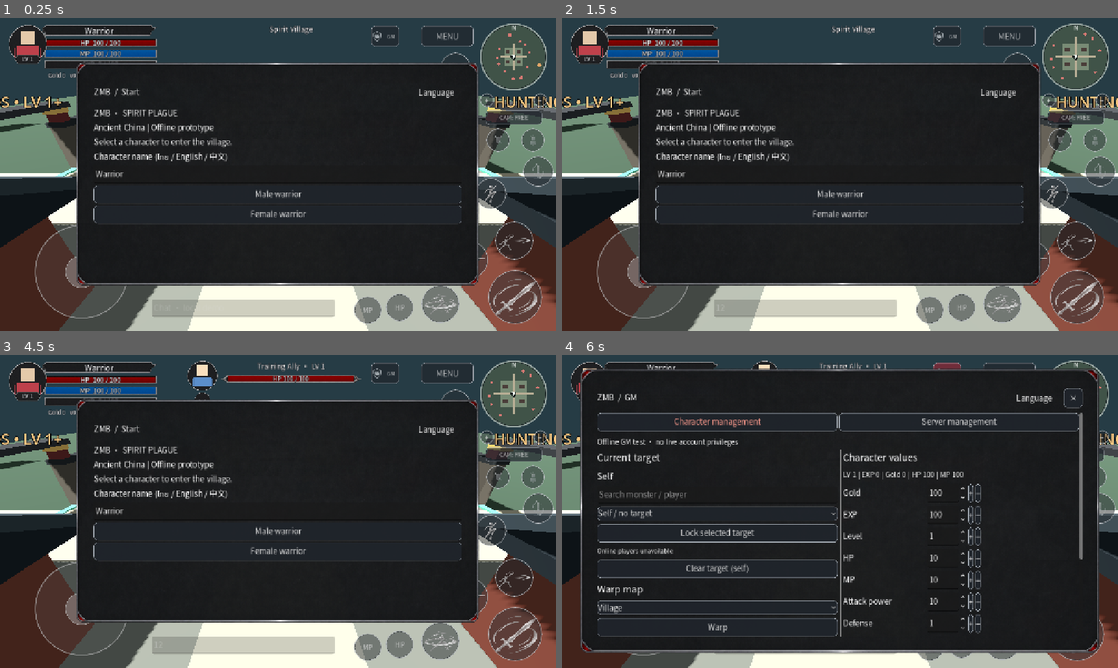
Above: before the commit, frames 1-4 (two rows, left to right).
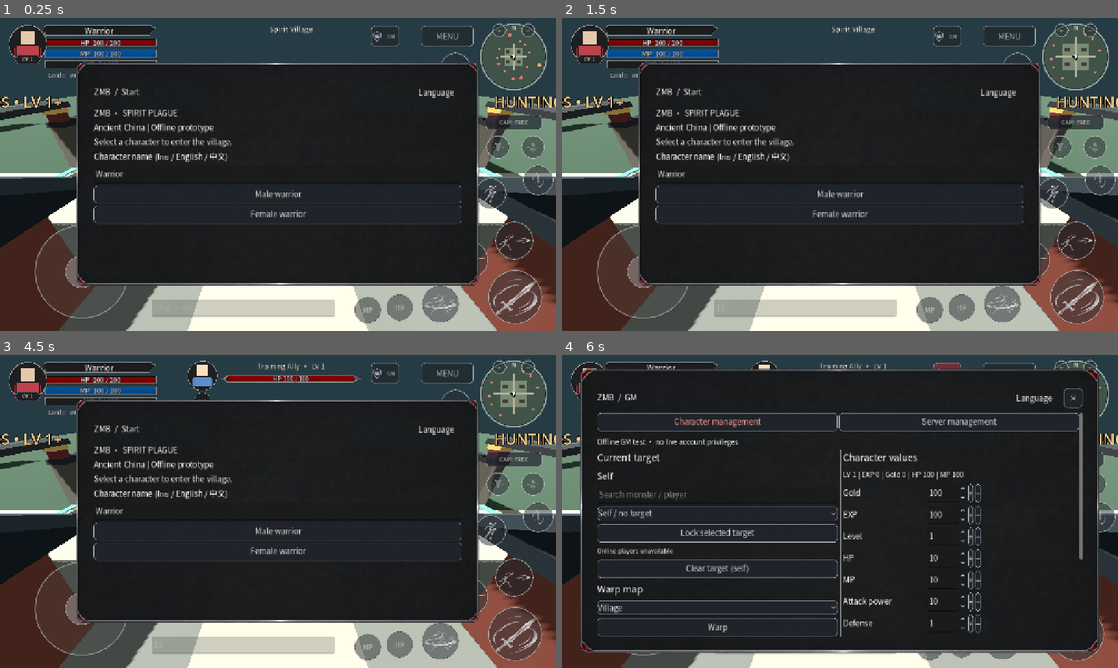
Above: after the commit, the same moments.

Repository: redfullmoon209-debug/ZMB
Game: Godot game, scene res://main.tscn
Two runs of this game, one before a commit and one after it. Both use one fixed random seed, a clock stepped at 60 frames per second and the inputs below.
Inputs (mouse positions are in pixels of both pictures, inside the frame that each line leads up to):
- Up to frame 1 (0.25 s): no input
- Up to frame 2 (1.5 s): click (806, 309) at 0.52 s; type "12" at 0.6 s; click "+" at 1.25 s
- Up to frame 3 (4.5 s): click "RUN" at 2 s; click "AUTO" at 2.75 s; click "MONSTER" at 3.5 s; click "PLAYER" at 4.25 s
- Up to frame 4 (6 s): click (762, 401) at 5.02 s; click "GM" at 5.75 s

The runs differ from the first frame. In frame 1, 1.2% of the frame differs, in the area x 86-100%, y 1-57%; in frame 2, 1.2%; in frame 3, 1.2%; in frame 4, 0.3%.

Commit message:
ZMB v0.1.36: minimap zoom flanks north and spaced controls

Diff:
--- a/hud.gd
+++ b/hud.gd
@@ -239,8 +239,8 @@
 	minimap.position=Vector2(1105,12)
 	minimap.size=Vector2(155,155)
 	root.add_child(minimap)
-	var zoom_in := make_button("+",Vector2(1105,173),Vector2(32,32),func():minimap.change_zoom(0.5))
-	var zoom_out := make_button("−",Vector2(1228,173),Vector2(32,32),func():minimap.change_zoom(-0.5))
+	var zoom_in := make_button("+",Vector2(1134,12),Vector2(32,32),func():minimap.change_zoom(0.5))
+	var zoom_out := make_button("−",Vector2(1200,12),Vector2(32,32),func():minimap.change_zoom(-0.5))
 	zoom_in.tooltip_text="Minimap zoom in"
 	zoom_out.tooltip_text="Minimap zoom out"
 	joystick=make_button("◉",Vector2(78,474),Vector2(220,220),func(): pass)
@@ -272,14 +272,14 @@
 	make_button("DASH",Vector2(1002,425),Vector2(72,72),func():game.request_dash())
 	make_button("RUN",Vector2(940,535),Vector2(64,64),func():game.toggle_run())
 	make_button("LOOT",Vector2(1014,80),Vector2(70,70),func():game.collect())
-	make_button("AUTO",Vector2(1204,318),Vector2(70,70),func():
+	make_button("AUTO",Vector2(1204,338),Vector2(70,70),func():
 		if not game.in_safe_zone(): game.auto=not game.auto)
-	make_button("MONSTER",Vector2(1120,254),Vector2(54,54),func():game.choose_target())
-	make_button("PLAYER",Vector2(1200,254),Vector2(54,54),func():game.choose_player_target())
+	make_button("MONSTER",Vector2(1120,270),Vector2(54,54),func():game.choose_target())
+	make_button("PLAYER",Vector2(1200,270),Vector2(54,54),func():game.choose_player_target())
 	make_button("HP",Vector2(888,634),Vector2(64,64),func():game.hp=minf(game.max_hp(),game.hp+35))
 	make_button("MP",Vector2(815,640),Vector2(64,64),func():game.mp=minf(game.max_mp(),game.mp+35))
 	game.set_camera_follow(bool(config.get_value("camera","follow",false)))
-	camera_mode_button=make_button("CAMERA",Vector2(1118,213),Vector2(130,32),func():
+	camera_mode_button=make_button("CAMERA",Vector2(1118,224),Vector2(130,32),func():
 		game.set_camera_follow(not game.camera_follow)
 		config.set_value("camera","follow",game.camera_follow)
 		config.save("user://zmb.cfg"))
@@ -418,7 +418,7 @@
 	status_fill_clips[0].size.x=253.0*clampf(game.hp/game.max_hp(),0,1)
 	status_fill_clips[1].size.x=253.0*clampf(game.mp/game.max_mp(),0,1)
 	status_fill_clips[2].size.x=253.0*clampf(game.xp/100.0,0,1)
-	stats.text="Gold %d   v0.1.35"%game.coins
+	stats.text="Gold %d   v0.1.36"%game.coins
 	if status_portrait_male!=game.male:
 		status_portrait_male=game.male
 		status_portrait.scale=game.player_visual.scale
@@ -817,7 +817,7 @@
 		if is_instance_valid(close_button): controls["CLOSE"] = _web_rect(close_button)
 		var menu_rects := {}
 		for key in menu_items: menu_rects[key]=_web_rect(menu_items[key])
-		var d := {"version":"0.1.35","ready":true,"started":game.started,"s …(627 unchanged characters)…
+		var d := {"version":"0.1.36","ready":true,"started":game.started,"s …(627 unchanged characters)…
 		var payload := JSON.stringify(d)
 		if browser_window != null:
 			browser_window.zmbDiagnosticsJSON = payload
--- a/menu_test.gd
+++ b/menu_test.gd
@@ -13,7 +13,10 @@
 	assert(mini_rect.end.x<=1280 and mini_rect.position.y>=0)
 	assert(hud.camera_mode_button.get_global_rect().position.y>mini_rect.end.y)
 	for b in hud.buttons:
-		assert(not mini_rect.intersects(b.get_global_rect()))
+		if b.text in ["+","−"]:
+			assert(mini_rect.encloses(b.get_global_rect()))
+			assert(b.get_global_rect().position.y==mini_rect.position.y)
+		else: assert(not mini_rect.intersects(b.get_global_rect()))
 		if b.get_meta("hud_key")=="MENU":
 			assert(b.get_global_rect().end.x<mini_rect.position.x)
 	assert(hud.minimap.map_point(Vector3(10,0,0)).x>hud.minimap.map_point(Vector3.ZERO).x)
